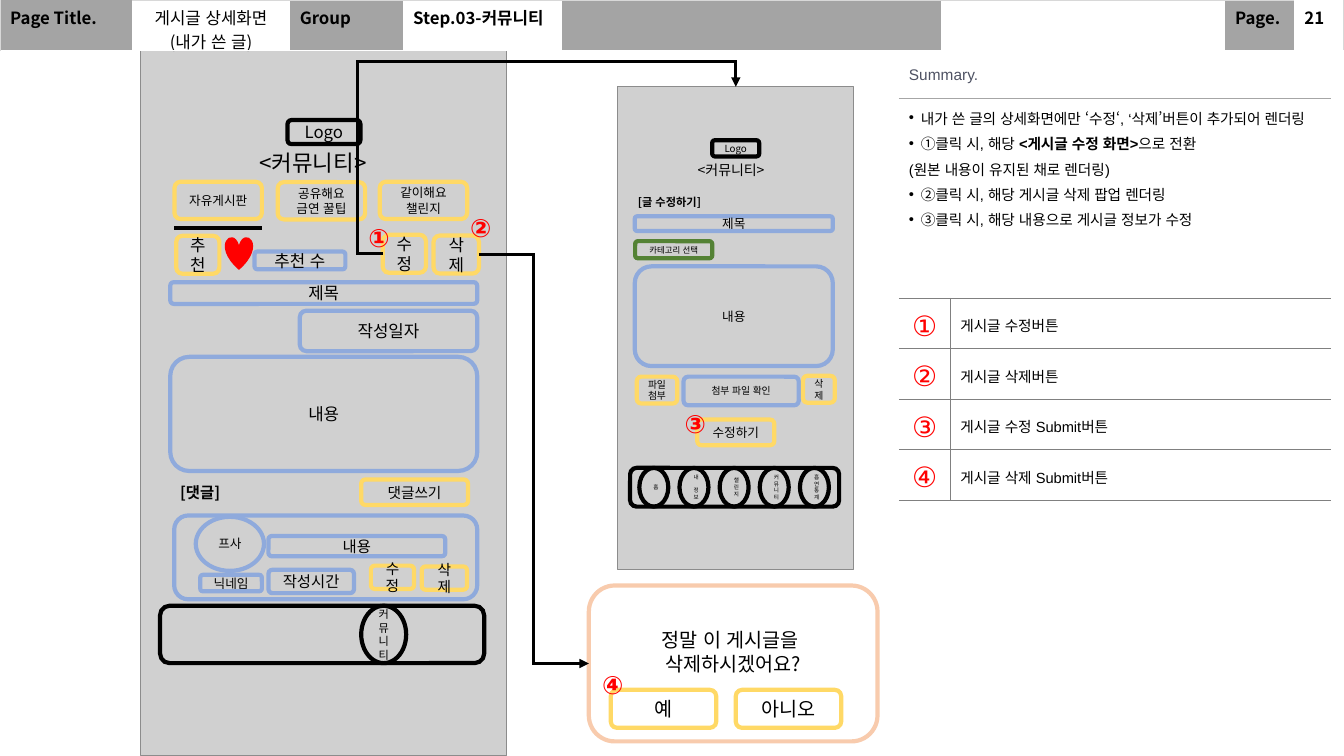
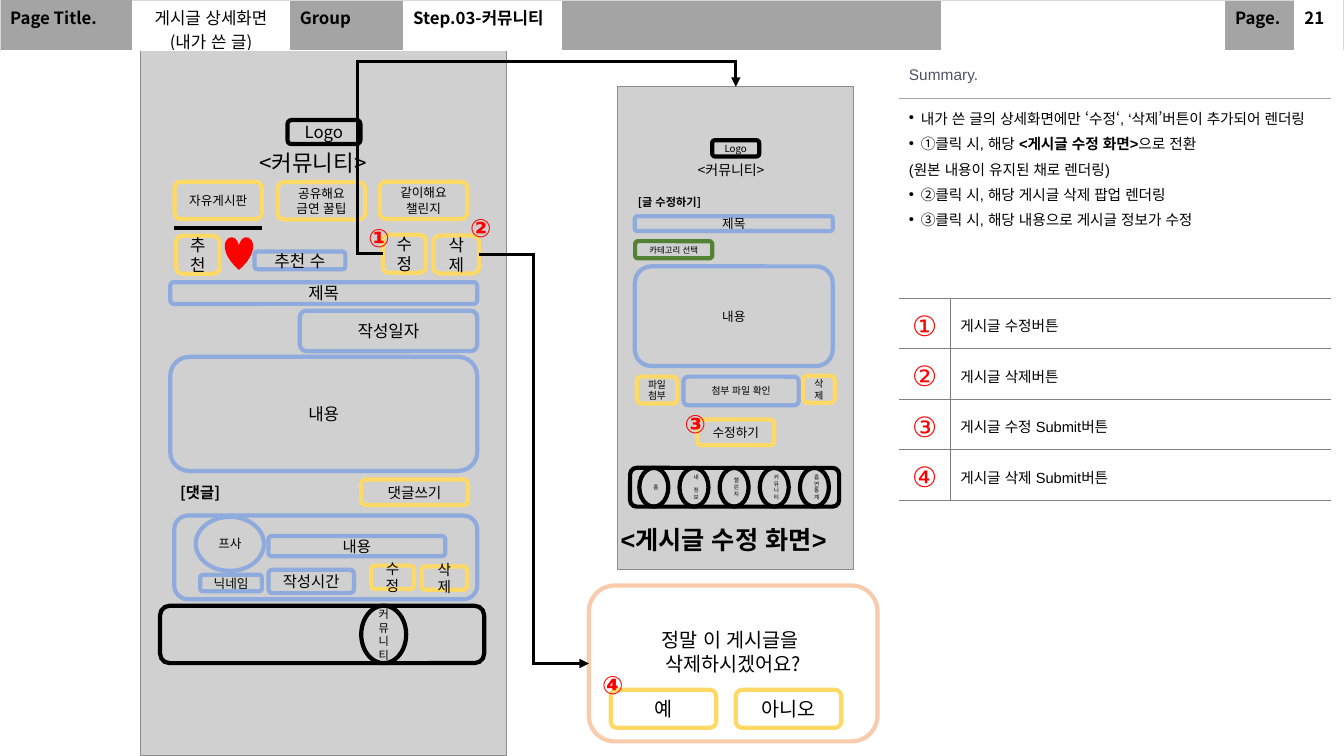
Before and after one commit to SeolMyeongJae/KSA-final-project, a slide deck: slide 23 of 06-최종산출물/UI 및 화면 설계.pptx. Drawn at 1344x756 pixels with LibreOffice and Linux fonts; fonts in the diff are those of the drawing; grey boxes stand for pictures. Boxes give left, top, right and bottom in pixels: in the first picture for what was removed or moved away, otherwise in the second. Text is boxed around its words. In the diff, an @@ line names an element or a change of style, - is before the commit and + after.

Commit message:
스토리보드 및 화면설계(1차 완성) Ver 0.2

```diff
--- a/06-최종산출물/UI 및 화면 설계.pptx
+++ b/06-최종산출물/UI 및 화면 설계.pptx
@@ text added at (621, 528, 826, 552), 18 pt, text #000000, bold @@
+<게시글 수정 화면>
```
Also in this commit, not shown: 5 other slides changed.
